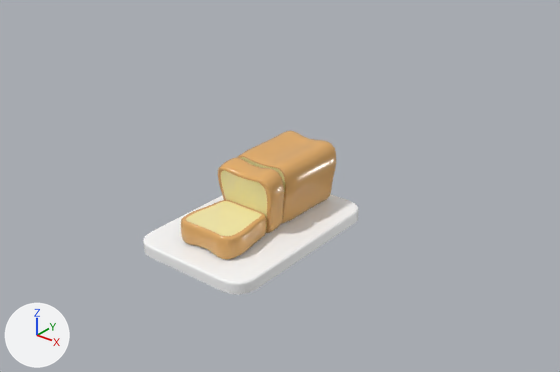
A saved change to the FBX model GAM300/Assets/Models/bread station.fbx.
Camera for both pictures: a 50 mm lens placed at (2.88, -3.34, 2.47), pointed at (0.18, 0.03, 0.38). Arrows for +X, +Y and +Z are at lower left; the lights stay in place. Where no turn or scale is listed for an object, it has been applied to the vertices.

The scene before the commit, as lines of its bpy script (objects in view):
```python
me_mesh = bpy.data.meshes.new('Mesh')
me_mesh.from_pydata(...)  # 3330 vertices, 3306 faces; spans x -0.436..0.436, y -0.641..0.641, z 0.0..0.5
# faces by material slot: [1152, 2072, 82]
me_mesh.materials.append(mat_aistandardsurface5)  # picture img_bread_alb_png
me_mesh.materials.append(mat_aistandardsurface4)  # picture img_crust_alb_png
me_mesh.materials.append(mat_cuttingboard)  # white #ffffff
ob_bread6 = bpy.data.objects.new('bread6', me_mesh)
ob_bread6.location = (0.0, 0.0, 0.0)
```
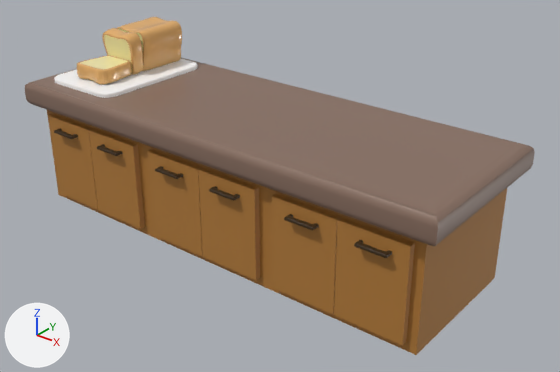
Boxes (x1, y1, x2, y2) around the edits, measured in the pictures (560 x 372 px; the box of a moved part takes in the faces that stretch with it):
'bread6', reshaped, moved (135% wider, 105% taller): before (143, 131, 359, 295); after (25, 17, 535, 355)
part 1 of me_mesh, added (brown): after (272, 194, 341, 315)
part 2 of me_mesh, added (brown): after (334, 217, 415, 346)
part 3 of me_mesh, added (brown): after (147, 149, 203, 256)
part 4 of me_mesh, added (brown): after (198, 167, 260, 280)
part 5 of me_mesh, added (brown): after (48, 114, 98, 210)
part 6 of me_mesh, added (brown): after (89, 128, 145, 229)
part 7 of me_mesh, moved or reshaped: before (181, 200, 266, 259); after (77, 56, 132, 85)
part 8 of me_mesh, moved or reshaped: before (218, 158, 284, 233); after (102, 28, 144, 75)
part 9 of me_mesh, moved or reshaped: before (143, 194, 359, 295); after (54, 58, 198, 98)
part 10 of me_mesh, added (orange): after (117, 17, 182, 71)
part 11 of me_mesh, added: after (284, 214, 319, 230)
part 12 of me_mesh, added: after (354, 240, 392, 258)
part 13 of me_mesh, added: after (155, 166, 183, 179)
part 14 of me_mesh, added: after (209, 186, 240, 201)
part 15 of me_mesh, added: after (97, 144, 122, 156)
part 16 of me_mesh, added: after (54, 128, 78, 139)
part 17 of me_mesh, added (brown): after (25, 58, 535, 355)
part 18 of me_mesh, deleted (beige): before (237, 131, 336, 224)

The change, as a list of edits to the scene's bpy script:
```text
Change me_mesh:
    remove me_mesh.from_pydata(...)  # 3330 vertices, 3306 faces; spans x -0.436..0.436, y -0.641..0.641, z 0.0..0.5
    add me_mesh.from_pydata(...)  # 5589 vertices, 5552 faces; spans x -1.538..1.538, y -0.546..0.546, z -0.577..0.577
    me_mesh part 1: a new loose piece, a box spanning x 0.547..0.965, y -0.495..-0.442, z -0.524..0.051, in mat_cabinet (picture img_cabinet_alb_png)
    me_mesh part 2: a new loose piece, a box spanning x 0.969..1.387, y -0.495..-0.442, z -0.524..0.051, in mat_cabinet (picture img_cabinet_alb_png)
    me_mesh part 3: a new loose piece, a box spanning x -0.414..0.003, y -0.495..-0.442, z -0.524..0.051, in mat_cabinet (picture img_cabinet_alb_png)
    me_mesh part 4: a new loose piece, a box spanning x 0.008..0.425, y -0.495..-0.442, z -0.524..0.051, in mat_cabinet (picture img_cabinet_alb_png)
    me_mesh part 5: a new loose piece, a box spanning x -1.382..-0.965, y -0.495..-0.442, z -0.524..0.051, in mat_cabinet (picture img_cabinet_alb_png)
    me_mesh part 6: a new loose piece, a box spanning x -0.96..-0.542, y -0.495..-0.442, z -0.524..0.051, in mat_cabinet (picture img_cabinet_alb_png)
    me_mesh part 7: the loose piece of 1058 vertices spanning x -0.223..0.223, y -0.494..-0.071, z 0.081..0.233 is scaled about its middle by 0.672, then moved by (-1.124, 0.093, 0.19)
    me_mesh part 8: the loose piece of 1058 vertices spanning x -0.223..0.223, y -0.127..0.069, z 0.062..0.488 is scaled about its middle by 0.672, then moved by (-1.124, 0.01, 0.151)
    me_mesh part 9: the loose piece of 100 vertices spanning x -0.436..0.436, y -0.641..0.641, z 0.0..0.078 is scaled about its middle by 0.672, then moved by (-1.124, 0.001, 0.228)
    me_mesh part 10: a new loose piece of 1101 vertices spanning x -1.278..-0.968, y 0.041..0.393, z 0.283..0.577
    me_mesh part 11: a new loose piece of 352 vertices spanning x 0.668..0.855, y -0.546..-0.445, z -0.033..-0.013, in mat_handles1 (picture img_handles1_alb_png)
    me_mesh part 12: a new loose piece of 352 vertices spanning x 1.104..1.291, y -0.546..-0.445, z -0.033..-0.013, in mat_handles1 (picture img_handles1_alb_png)
    me_mesh part 13: a new loose piece of 352 vertices spanning x -0.305..-0.117, y -0.546..-0.445, z -0.033..-0.013, in mat_handles1 (picture img_handles1_alb_png)
    me_mesh part 14: a new loose piece of 352 vertices spanning x 0.131..0.319, y -0.546..-0.445, z -0.033..-0.013, in mat_handles1 (picture img_handles1_alb_png)
    me_mesh part 15: a new loose piece of 352 vertices spanning x -0.837..-0.649, y -0.546..-0.445, z -0.033..-0.013, in mat_handles1 (picture img_handles1_alb_png)
    me_mesh part 16: a new loose piece of 352 vertices spanning x -1.273..-1.085, y -0.546..-0.445, z -0.033..-0.013, in mat_handles1 (picture img_handles1_alb_png)
    me_mesh part 17: a new loose piece of 112 vertices spanning x -1.538..1.538, y -0.544..0.546, z -0.577..0.266
    me_mesh part 18: the loose piece of 1114 vertices spanning x -0.229..0.232, y 0.06..0.584, z 0.063..0.5 is deleted
    add me_mesh.materials.append(mat_cabinet)  # picture img_cabinet_alb_png
    add me_mesh.materials.append(mat_counter_top)  # picture img_counter_top_alb_png
    add me_mesh.materials.append(mat_handles1)  # picture img_handles1_alb_png
Change ob_bread6:
    ob_bread6.location: (0.0, 0.0, 0.0) -> (0.0, -0.001, 0.577)
```
